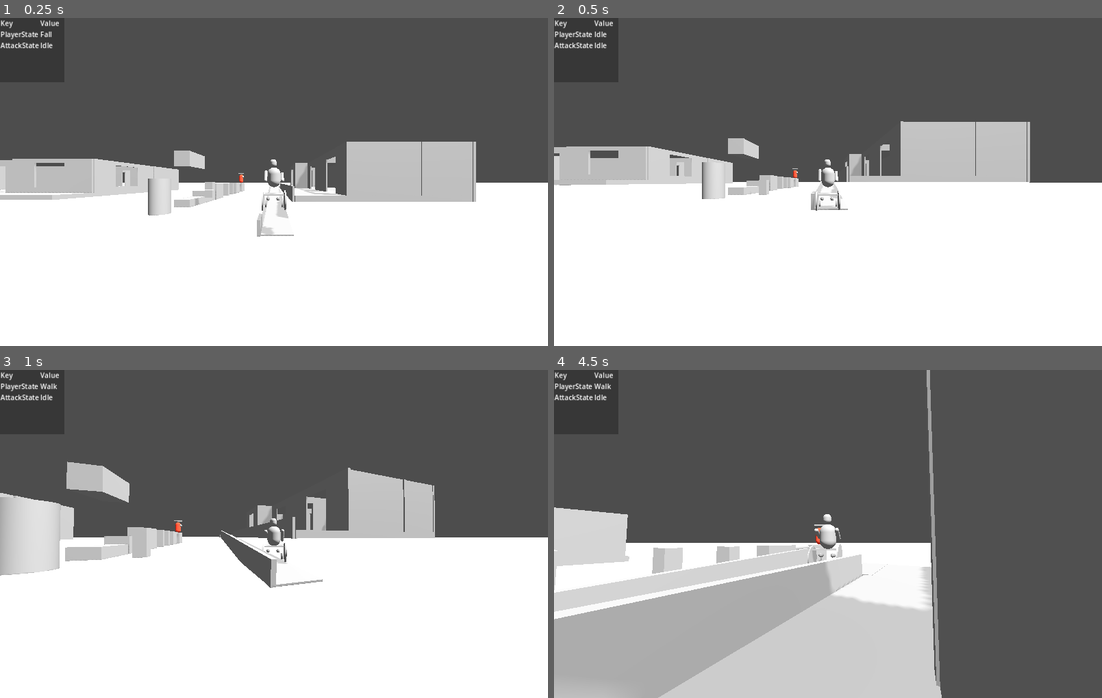
Above: before the commit, frames 1-4 (two rows, left to right).
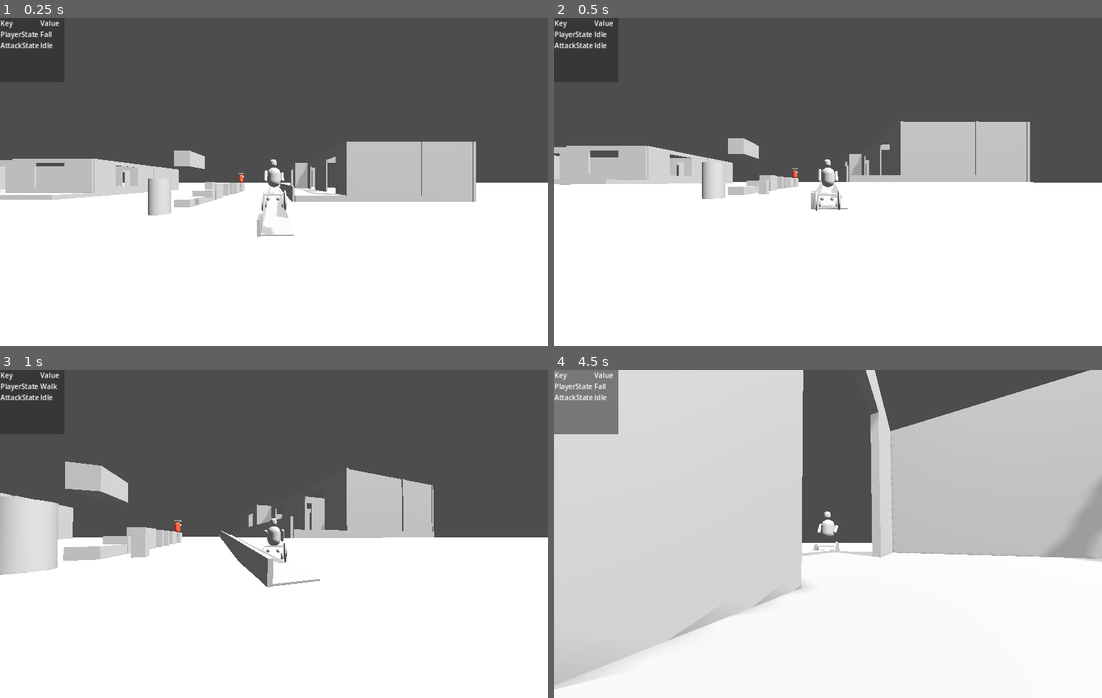
Above: after the commit, the same moments.

Repository: ee0pdt/godot-tps-test
Game: Godot game, scene res://main.tscn
The game is run twice, just before and just after one commit, with the same random seed, the same clock (stepped at 60 frames per second) and the same inputs.
Inputs (mouse positions are in pixels of both pictures, inside the frame that each line leads up to):
- Up to frame 1 (0.25 s): no input
- Up to frame 2 (0.5 s): no input
- Up to frame 3 (1 s): move the mouse to (301, 534) at 0.52 s; hold Up (forward) from 0.53 s (still down); tap E (interact) at 0.6 s; tap Space (jump) at 0.77 s
- Up to frame 4 (4.5 s): keep holding Up (forward); move the mouse to (800, 534) at 1.27 s; click (800, 534) at 1.35 s; tap Space (jump) at 1.52, 3.02, 3.77 s; tap E (interact) at 1.55, 2.1, 2.85, 3.8, 4.35 s; move the mouse to (838, 527) at 2.02 s; move the mouse to (822, 540) at 2.77 s; move the mouse to (866, 537) at 3.52 s; click (866, 537) at 3.6 s; move the mouse to (784, 530) at 4.27 s

Frame 1 is identical in both runs. In frame 2, 0.2% of the frame differs, in the area x 0-88%, y 31-59%; in frame 3, 0.9%; in frame 4, 82%, in the area x 0-100%, y 0-100%.

Commit message:
Fix for carrying bug

Diff:
--- a/player/player.gd
+++ b/player/player.gd
@@ -46,8 +46,8 @@
 
 		if carried_object:
 			carried_object.freeze = false
+			carried_object.collision_mask = 1
 			carried_object = null
-			carried_object.collision_mask = 1
 		elif high_carry_ray.get_collider():
 			_check_carryable(high_carry_ray.get_collider())
 		elif low_carry_ray.get_collider():
--- a/player/player.tscn
+++ b/player/player.tscn
@@ -458,7 +458,7 @@
 script = ExtResource("6_3fgvs")
 
 [node name="CollisionShape3D" type="CollisionShape3D" parent="."]
-transform = Transform3D(1, 0, 0, 0, 1, 0, 0, 0, 1, 0, -0.098711, 0)
+transform = Transform3D(1, 0, 0, 0, 1, 0, 0, 0, 1, 0, -0.098711, 0.16518)
 shape = SubResource("CapsuleShape3D_1gp7c")
 
 [node name="Mesh" type="Node3D" parent="."]
@@ -631,7 +631,7 @@
 fov = 90.0
 
 [node name="CarryPosition" type="Node3D" parent="."]
-transform = Transform3D(1, 0, -1.5246e-23, -1.5246e-23, -4.37114e-08, -1, 0, 1, -4.37114e-08, 0, 0, -0.807862)
+transform = Transform3D(1, 0, -1.5246e-23, -1.5246e-23, -4.37114e-08, -1, 0, 1, -4.37114e-08, 0, 0, -0.743076)
 
 [node name="LowCarryRay" type="RayCast3D" parent="."]
 transform = Transform3D(1, 0, -1.5246e-23, -1.5246e-23, -4.37114e-08, -1, 0, 1, -4.37114e-08, 0, -0.470109, 0)
